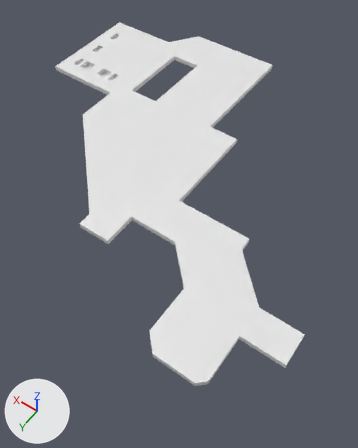
An edit to the FBX model Static Meshes/BSP Converted/Ramp Floor/Originals/floor_Optimization.fbx, drawn before and after from the same camera.
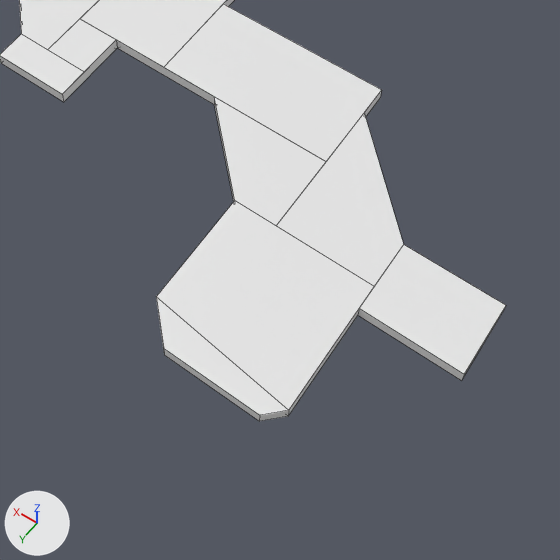
Each version is shown whole from a 50 mm camera at (-26.4, 52.5, 52.8) aimed at (0.4, 14.9, -6.2), then close up on the part from 22% to 92% of the width and 44% to 100% of the height. Arrows for +X, +Y and +Z are at lower left; the lights stay in place. The close-ups show mesh edges as thin lines. Where no turn or scale is listed for an object, it has been applied to the vertices. Vertices at the same position are counted once.

The first close-up shows 'Floor'.
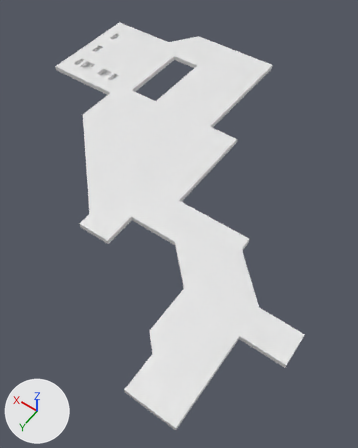
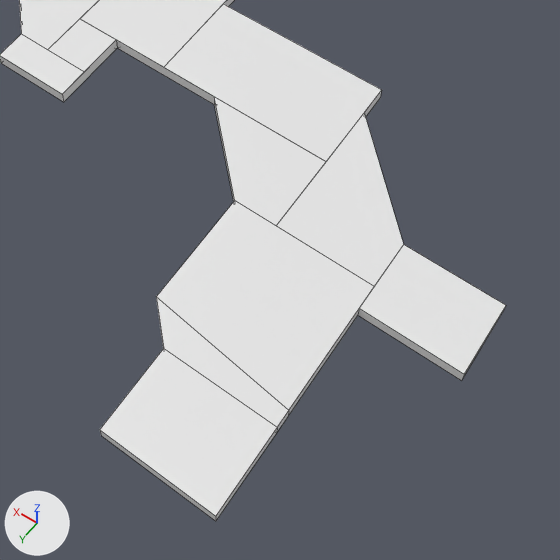
Where the change shows, as pixel boxes (x1, y1, x2, y2) in the close-ups (560 x 560 px):
'Floor', reshaped
    before: (0, 0, 506, 421)
    after: (0, 0, 506, 521)
part 1 of me_mesh, built on
    before: (156, 297, 289, 421)
    after: (100, 297, 289, 521)

The edits, one by one:
me_mesh has 254 vertices, 211 faces and spans x -23.5..36.5, y -20.4..35.6, z -0.8..0.0.
me_mesh is used by ob_floor; location (0.0, 0.0, 0.0).
Verts and faces of me_mesh; kept vertices keep their numbers, new ones are numbered from 254.
Before the commit, vertices of me_mesh: 42 (-10.7, 35.6, 0.0) at pixel (163, 348), 43 (-16.5, 35.6, 0.0) at pixel (259, 415), 66 (-10.7, 35.6, -0.8) at pixel (164, 354), 67 (-16.5, 35.6, -0.8) at pixel (259, 421).
Part 1, on me_mesh:
Faces deleted: (42, 66, 67, 43).
Vertex 43 moves to (-17.5, 35.6, 0.0), pixel (277, 427).
Vertex 67 moves to (-17.5, 35.6, -0.8), pixel (276, 433).
New vertices 254 to 257 stand at vertices 42, 43, 66, 67, in that order, plus (0.0, 5.0, 0.0).
New faces: (254, 256, 257, 255), (42, 254, 255, 43), (42, 66, 256, 254), (66, 67, 257, 256), (43, 255, 257, 67).
